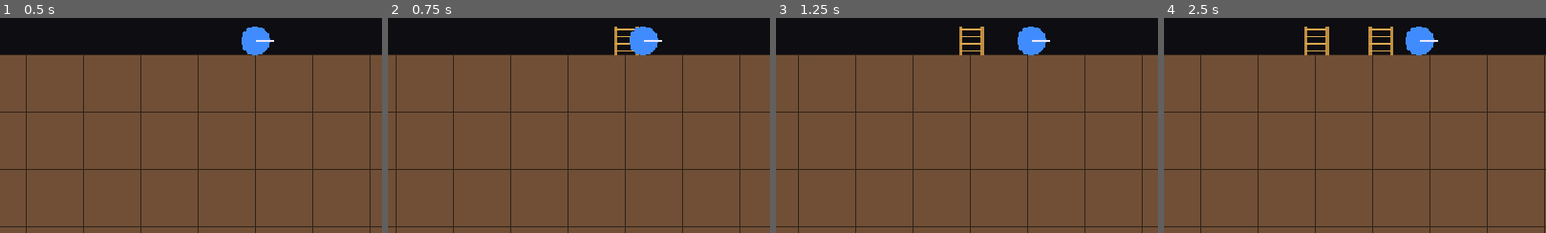
Above: before the commit, frames 1-4 (left to right).
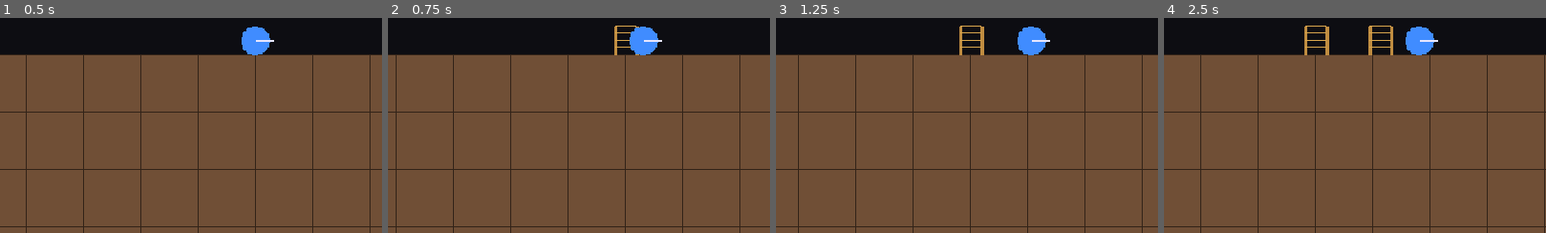
Above: after the commit, the same moments.

Repository: blarvin/Quadtree-Miner
Game: Godot game, scene res://scenes/main.tscn
Two runs of this game, one before a commit and one after it. Both use one fixed random seed, a clock stepped at 60 frames per second and the inputs below.
Inputs (mouse positions are % of the whole screen's width and height, from its top left):
- Up to frame 1 (0.5 s): no input
- Up to frame 2 (0.75 s): tap Enter at 0.5 s; move the mouse to (72, 45) at 0.52 s; hold D (move_right) from 0.53 s (still down); hold Space (place_ladder) from 0.53 s (still down); click (72, 45) at 0.67 s
- Up to frame 3 (1.25 s): keep holding D (move_right); keep holding Space (place_ladder)
- Up to frame 4 (2.5 s): release D (move_right) at 1.25 s; release Space (place_ladder) at 1.25 s; drag from (30, 55) to (45, 70) at 1.27 s; tap Space (place_ladder) at 2 s; move the mouse to (60, 28) at 2.02 s; hold D (move_right) from 2.03 s (still down); tap 1 at 2.1 s
The pictures show only the part of the screen within x 16-66%, y 45-95%; the shares and areas given below are measured in that part.

Frame 1 is identical in both runs. In frame 2, 0.2% of the frame differs, in the area x 59-65%, y 3-16%; in frame 3, 0.2%; in frame 4, 0.5%, in the area x 37-60%, y 3-16%.

Commit message:
Borders own their material; turn before dig; ladder tops
- Terrain: the block outline is drawn by the leaves that still reach it,
  and a subdivided node draws only the cross arms that still bound a live
  child, so mined-out space keeps no lines (GDD 2, 5.2).
- Player: a change of facing starts a `turn_delay` grace (0.2s, exported)
  in which a blocked direction does not strike; tapping the direction you
  already face confirms the dig at once (GDD 6.1).
- Main: process_priority 1 so the camera follows the box the player moved
  to this frame -- the jitter was a one-frame lag, not the atom step.
- Ladders: a body resting on a ladder's top row counts as on the ladder,
  so climbing tops out level with the terrain beside it instead of one
  atom low, where the side scan mined the surface (GDD 6.2). Rungs now
  start at the stile top to match.
- CLAUDE.md: use the jcodemunch MCP tools over Grep/Read/Glob.

Co-Authored-By: Claude Opus 5 <noreply@anthropic.com>

Diff:
--- a/scripts/game/ladders.gd
+++ b/scripts/game/ladders.gd
@@ -14,6 +14,15 @@
 
 func overlaps(r: Rect2i) -> bool:
 	return overlapping(r).size != Vector2i.ZERO
+
+## Is `r` resting exactly on a ladder's top row? The top of a ladder is
+## climbable ground, so the character tops out level with the terrain beside
+## it instead of one atom low (GDD 6.2).
+func tops(r: Rect2i) -> bool:
+	for u: Rect2i in units:
+		if r.end.y == u.position.y and r.end.x > u.position.x and r.position.x < u.end.x:
+			return true
+	return false
 
 ## Place a unit for a character whose box is `body`. If the body overlaps a
 ## ladder, the new unit snaps to that ladder's column and stacks directly
--- a/scripts/game/main.gd
+++ b/scripts/game/main.gd
@@ -22,6 +22,10 @@
 var ladders := Ladders.new()
 
 func _ready() -> void:
+	# Run after Stage/Player, so the camera follows the box the player moved
+	# to this frame rather than last frame's -- otherwise the character jitters
+	# a step forward and back along its line of motion.
+	process_priority = 1
 	var errors: PackedStringArray = []
 	var templates: Dictionary = TemplateLoader.load_dir(template_dir, errors)
 	# The painted map wins when it exists: free placement cannot be written
--- a/scripts/game/player.gd
+++ b/scripts/game/player.gd
@@ -21,6 +21,9 @@
 @export var reach: int = 1             ## atoms past the box edge the tool line is drawn
 @export var scan_reverse: bool = false ## bottom-to-top / right-to-left instead
 @export var scan_restart_on_turn: bool = true
+## A turn stands on its own: after facing changes, digging waits this long
+## unless the same direction is tapped again (GDD 6.1).
+@export var turn_delay: float = 0.2
 @export var tool_color: Color = Color(0.9, 0.9, 1.0)
 @export var tool_width: float = 0.5    ## atoms
 @export var impact_color: Color = Color(1.0, 0.85, 0.2)
@@ -39,6 +42,7 @@
 var _scan_i: int = 0
 var _impact: Vector2i = Vector2i.ZERO
 var _impact_age: float = 1e9
+var _turn_grace: float = 0.0
 var _held: Array[Vector2i] = []        ## most recently pressed last
 
 const DIRS: Dictionary = {
@@ -53,13 +57,19 @@
 	return Vector2(box) + Vector2(size, size) * 0.5
 
 func on_ladder() -> bool:
-	return ladders.overlaps(rect())
+	return _laddered(rect())
+
+## The ladder holds a box that overlaps it and one that sits exactly on its
+## top row, so topping out lands level with the terrain beside it (GDD 6.2).
+func _laddered(r: Rect2i) -> bool:
+	return ladders.overlaps(r) or ladders.tops(r)
 
 func standing() -> bool:
 	return _any_solid(_edge(Vector2i.DOWN))
 
 func _process(delta: float) -> void:
 	_impact_age += delta
+	_turn_grace = maxf(0.0, _turn_grace - delta)
 	var dir: Vector2i = _held_dir()
 	if dir == Vector2i.ZERO:
 		_move_t = 0.0
@@ -67,14 +77,17 @@
 	else:
 		if dir != facing:
 			facing = dir
+			_turn_grace = turn_delay
+			_strike_t = 1.0 / strike_rate  # so the first strike lands at expiry
 			if scan_restart_on_turn:
 				_scan_i = 0
 		if _blocked(dir):
 			_move_t = 0.0
-			_strike_t += delta
-			while _strike_t >= 1.0 / strike_rate:
-				_strike_t -= 1.0 / strike_rate
-				_strike(dir)
+			if _turn_grace <= 0.0:
+				_strike_t += delta
+				while _strike_t >= 1.0 / strike_rate:
+					_strike_t -= 1.0 / strike_rate
+					_strike(dir)
 		elif _may_step(dir):
 			_strike_t = 0.0
 			var speed: float = climb_speed if dir.y != 0 and on_ladder() else walk_speed
@@ -106,6 +119,9 @@
 			# A tap acts immediately; holding continues at the rate.
 			_move_t = 1.0 / walk_speed
 			_strike_t = 1.0 / strike_rate
+			# Tapping the way you already face confirms the dig (GDD 6.1).
+			if DIRS[action] == facing:
+				_turn_grace = 0.0
 		elif event.is_action_released(action):
 			_held.erase(DIRS[action])
 
@@ -142,7 +158,7 @@
 func _may_step(dir: Vector2i) -> bool:
 	var dest := Rect2i(box + dir, Vector2i(size, size))
 	if dir == Vector2i.UP:
-		return on_ladder() and ladders.overlaps(dest)
+		return on_ladder() and _laddered(dest)
 	if dir == Vector2i.DOWN:
 		return on_ladder()
 	return air_control or standing() or on_ladder()
--- a/scripts/render/ladders_view.gd
+++ b/scripts/render/ladders_view.gd
@@ -17,7 +17,9 @@
 		var r := Rect2(u)
 		draw_line(r.position + Vector2(1, 0), Vector2(r.position.x + 1, r.end.y), rail_color, 1.0)
 		draw_line(Vector2(r.end.x - 1, r.position.y), r.end - Vector2(1, 0), rail_color, 1.0)
-		var y: float = r.position.y + 1.0
+		# Rungs start at the very top of the stiles: the top rung is the step
+		# you leave the ladder from (GDD 6.2).
+		var y: float = r.position.y
 		while y < r.end.y:
 			draw_line(Vector2(r.position.x + 1, y), Vector2(r.end.x - 1, y), rung_color, -1.0)
 			y += float(rung_spacing)
--- a/scripts/render/terrain_view.gd
+++ b/scripts/render/terrain_view.gd
@@ -48,10 +48,11 @@
 			continue
 		var t: BlockTemplate = world.template_for(b)
 		var path: Array[int] = []
-		_draw_node(b.root, Vector2(b.origin), t, path)
-		draw_rect(r, class_colors[t.colour_class].darkened(border_darken), false, -1.0)
+		_draw_node(b.root, Vector2(b.origin), t, path, r,
+			class_colors[t.colour_class].darkened(border_darken))
 
-func _draw_node(node: BlockNode, origin: Vector2, t: BlockTemplate, path: Array[int]) -> void:
+func _draw_node(node: BlockNode, origin: Vector2, t: BlockTemplate, path: Array[int],
+		bounds: Rect2, border: Color) -> void:
 	var s: float = float(node.size)
 	var r := Rect2(origin, Vector2(s, s))
 	if node.is_leaf():
@@ -60,6 +61,7 @@
 		if node.revealed:
 			fill = material_colors[rule.apparent_material(t.material)]
 		draw_rect(r, fill, true)
+		_outline(r, bounds, border)
 		if node.revealed and node.size > 1 and rule.on_break == Rule.OnBreak.SUBDIVIDE:
 			_promise(r, node, rule, t)
 		return
@@ -69,8 +71,38 @@
 			continue
 		var child_path: Array[int] = path.duplicate()
 		child_path.append(q)
-		_draw_node(child, Vector2(Quad.child_origin(q, Vector2i(origin), node.size)), t, child_path)
-	_cross(r, crack_color)
+		_draw_node(child, Vector2(Quad.child_origin(q, Vector2i(origin), node.size)), t,
+			child_path, bounds, border)
+	_fracture(r, node, crack_color)
+
+## The block border, drawn by the leaves that still reach it: a mined-out
+## quadrant leaves no line behind on the void (GDD 2).
+func _outline(r: Rect2, bounds: Rect2, c: Color) -> void:
+	if is_equal_approx(r.position.x, bounds.position.x):
+		draw_line(r.position, Vector2(r.position.x, r.end.y), c, -1.0)
+	if is_equal_approx(r.end.x, bounds.end.x):
+		draw_line(Vector2(r.end.x, r.position.y), r.end, c, -1.0)
+	if is_equal_approx(r.position.y, bounds.position.y):
+		draw_line(r.position, Vector2(r.end.x, r.position.y), c, -1.0)
+	if is_equal_approx(r.end.y, bounds.end.y):
+		draw_line(Vector2(r.position.x, r.end.y), r.end, c, -1.0)
+
+## The cross of a subdivided node: only the arms that still bound a live
+## child. An arm between two mined-out quadrants would be a line in void
+## (GDD 5.2).
+func _fracture(r: Rect2, node: BlockNode, c: Color) -> void:
+	var mid: Vector2 = r.get_center()
+	var live: Array[bool] = []
+	for q: int in 4:
+		live.append(node.children[q] != null)
+	if live[0] or live[1]:
+		draw_line(Vector2(mid.x, r.position.y), mid, c, -1.0)
+	if live[2] or live[3]:
+		draw_line(mid, Vector2(mid.x, r.end.y), c, -1.0)
+	if live[0] or live[2]:
+		draw_line(Vector2(r.position.x, mid.y), mid, c, -1.0)
+	if live[1] or live[3]:
+		draw_line(mid, Vector2(r.end.x, mid.y), c, -1.0)
 
 ## The cross a revealed leaf would subdivide into, inked as far as its damage
 ## has carried it: extent = tell x damage / resistance (GDD 5.3). Arms grow
Not shown, changed: CLAUDE.md
